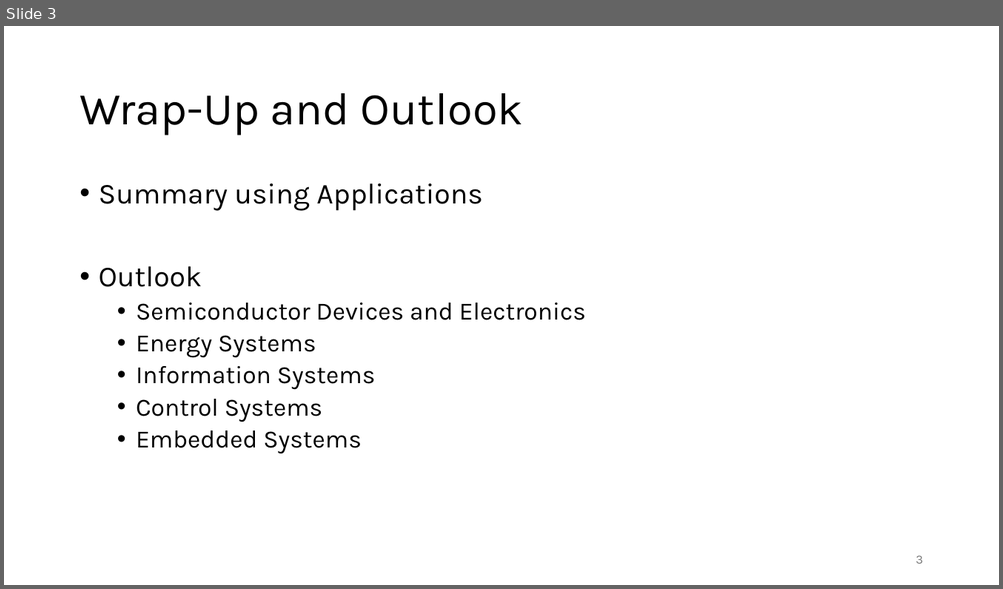
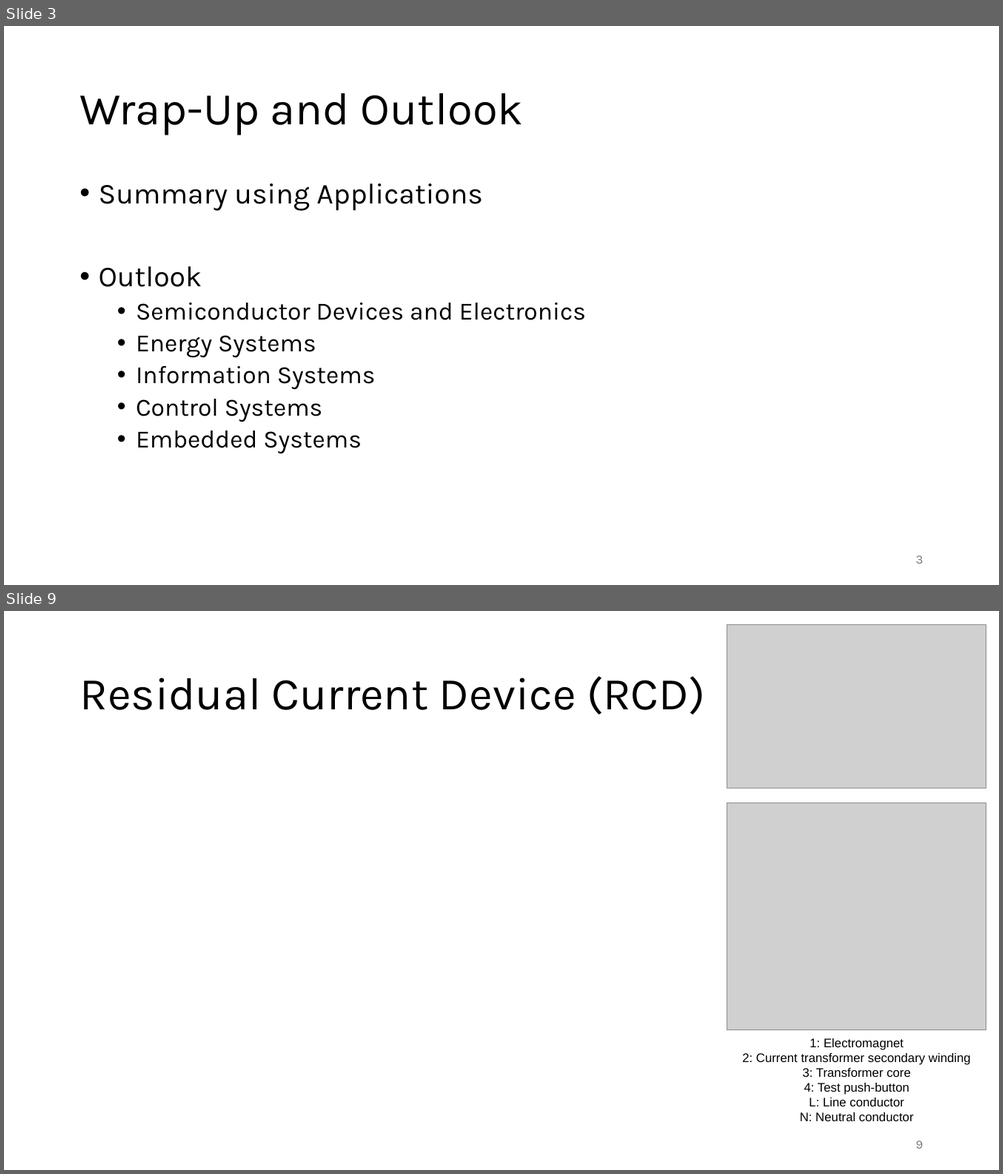
Before and after one commit to FelixWick/intro_electrical_eng, a slide deck: slides/5_outlook.pptx. Shown one above the other, each under a label of ours: slide 3 before the commit, slides 3 and 9 after it; the slides between them are not shown. The pictures are 1003x589 and 1003x1174 pixels, drawn with LibreOffice and Linux fonts; fonts in the diff are those of the drawing; grey boxes stand for pictures. Boxes give left, top, right and bottom in pixels: in the first picture for what was removed or moved away, otherwise in the second. Text is boxed around its words. In the diff, an @@ line names an element or a change of style, - is before the commit and + after.

```diff
--- a/slides/5_outlook.pptx
+++ b/slides/5_outlook.pptx
@@ slide 9 added at box(4, 611, 999, 1170), background #FFFFFF @@
@@ picture added at box(727, 624, 986, 788) @@
@@ title added at box(79, 676, 705, 715), 44 pt, text #000000 @@
+Residual Current Device (RCD)
@@ picture added at box(727, 803, 986, 1030) @@
@@ text added at box(742, 1039, 970, 1122), 12 pt, text #000000 @@
+1: Electromagnet
+2: Current transformer secondary winding
+3: Transformer core
+4: Test push-button
+L: Line conductor
+N: Neutral conductor
@@ page number added at box(916, 1141, 923, 1149), 12 pt, text #797979 @@
+9
```
Also in this commit, not shown: 8 slides changed, 5 other slides added, 2 slides removed, 1 other file.
